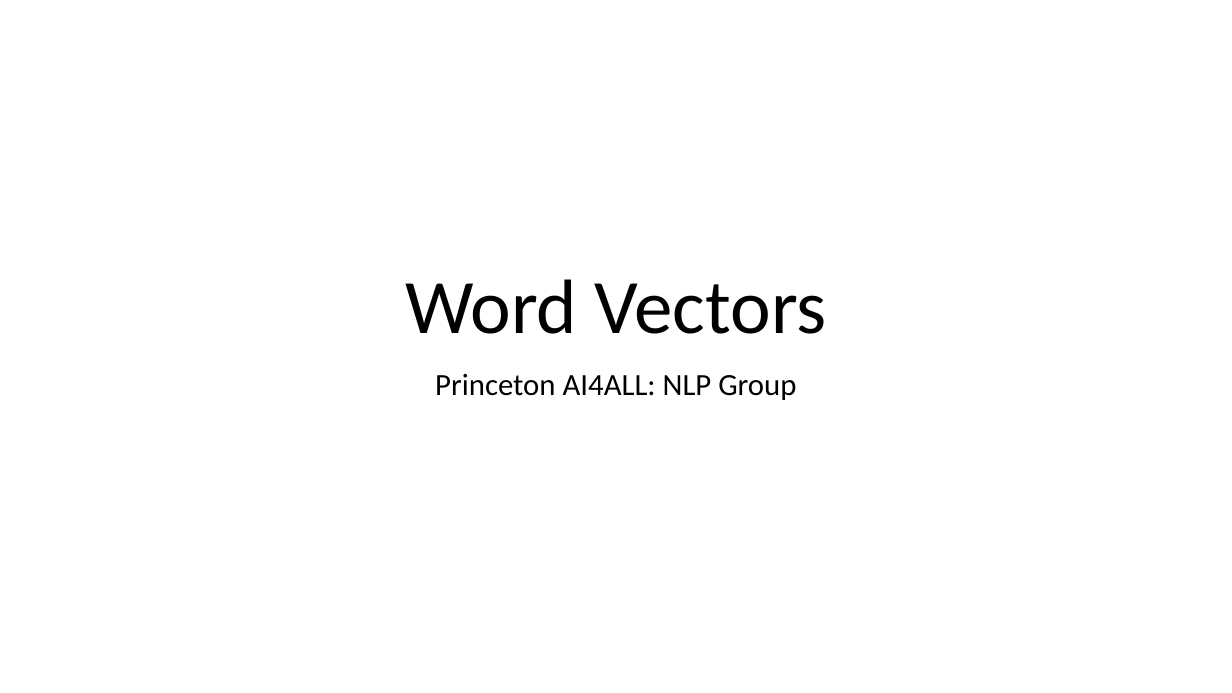
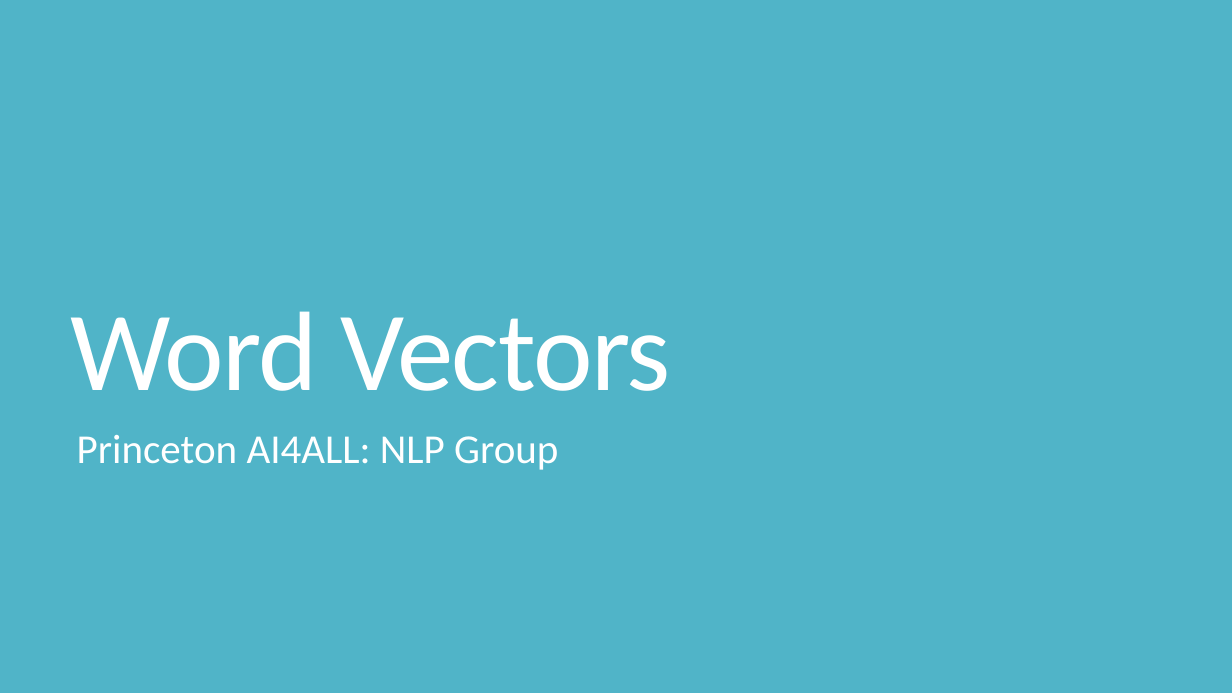
Before and after one commit to cchen23/AI4ALL_NLP, a slide deck: slide 1 of Slides/Week2_NLP_WordVectors.pptx. Drawn at 1232x693 pixels with LibreOffice and Linux fonts; fonts in the diff are those of the drawing. Boxes give left, top, right and bottom in pixels: in the first picture for what was removed or moved away, otherwise in the second. Text is boxed around its words. In the diff, an @@ line names an element or a change of style, - is before the commit and + after.

```diff
--- a/Slides/Week2_NLP_WordVectors.pptx
+++ b/Slides/Week2_NLP_WordVectors.pptx
@@ background #FFFFFF to #50B4C8 @@
@@ title "Word Vectors": place and size @@
-title "Word Vectors" at (405,279,827,334)
+title "Word Vectors" at (70,311,671,391)
@@ title "Word Vectors" at (70,311,671,391): size 60 to 88 pt, text colour #000000 to #FFFFFF, letter spacing 0 to -1.2 pt; alignment centre to left; line spacing 0.9 to 0.8 @@
@@ subtitle "Princeton AI4ALL: NLP Group": place and size @@
-subtitle "Princeton AI4ALL: NLP Group" at (435,374,796,400)
+subtitle "Princeton AI4ALL: NLP Group" at (77,435,558,470)
@@ subtitle "Princeton AI4ALL: NLP Group" at (77,435,558,470): size 24 to 32 pt, text colour #000000 to #FFFFFF; alignment centre to left; line spacing 0.9 to 0.85; more space between paragraphs @@
```
Also in this commit, not shown: 29 other slides changed, 6 slides added, 1 other file.
